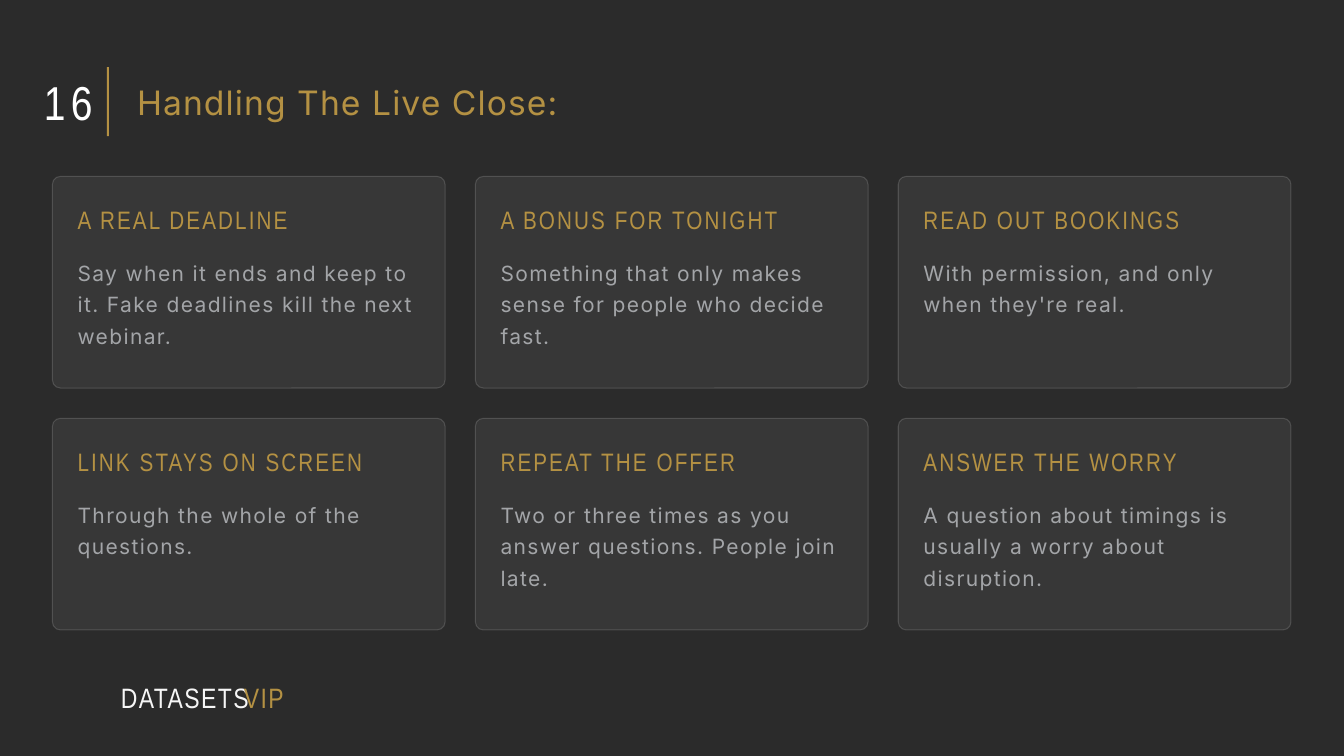
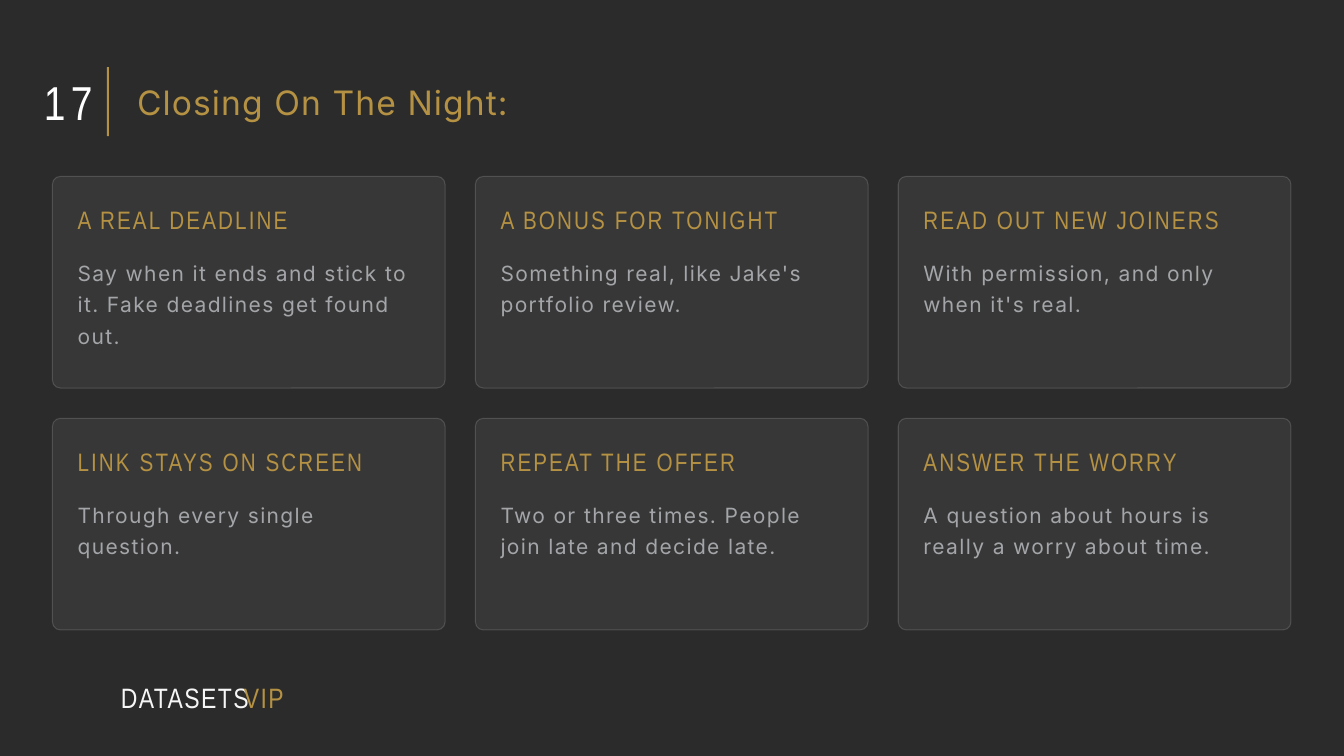
Before and after one commit to NMD2K15/nayscale-landing, a slide deck: slide 21 of vip/webinar-growth-specialist/The Webinar Growth Specialist.pptx (slide 19 before the commit). Drawn at 1344x756 pixels with LibreOffice and Linux fonts; fonts in the diff are those of the drawing; background and template pictures are left out; a plain dark background stands for a picture behind light text. Boxes give left, top, right and bottom in pixels: in the first picture for what was removed or moved away, otherwise in the second. Text is boxed around its words. In the diff, an @@ line names an element or a change of style, - is before the commit and + after.

```diff
--- a/vip/webinar-growth-specialist/The Webinar Growth Specialist.pptx
+++ b/vip/webinar-growth-specialist/The Webinar Growth Specialist.pptx
@@ text at bbox=[44, 87, 93, 120]: text changed @@
-16
+17
@@ title at bbox=[137, 90, 508, 122]: text changed @@
-Handling The Live Close:
+Closing On The Night:
@@ text at bbox=[923, 211, 1219, 229]: text changed @@
-READ OUT BOOKINGS
+READ OUT NEW JOINERS
@@ text at bbox=[78, 265, 406, 344]: text changed @@
-Say when it ends and keep to it. Fake deadlines kill the next webinar.
+Say when it ends and stick to it. Fake deadlines get found out.
@@ text at bbox=[501, 265, 801, 316]: text changed @@
-Something that only makes sense for people who decide fast.
+Something real, like Jake's portfolio review.
@@ text at bbox=[923, 265, 1213, 312]: text changed @@
-With permission, and only when they're real.
+With permission, and only when it's real.
@@ text at bbox=[78, 507, 314, 558]: text changed @@
-Through the whole of the questions.
+Through every single question.
@@ text at bbox=[501, 507, 800, 558]: text changed @@
-Two or three times as you answer questions. People join late.
+Two or three times. People join late and decide late.
@@ text at bbox=[923, 507, 1210, 558]: text changed @@
-A question about timings is usually a worry about disruption.
+A question about hours is really a worry about time.
```
Also in this commit, not shown: 30 other slides changed, 12 slides added, 8 slides removed, 5 other files.
